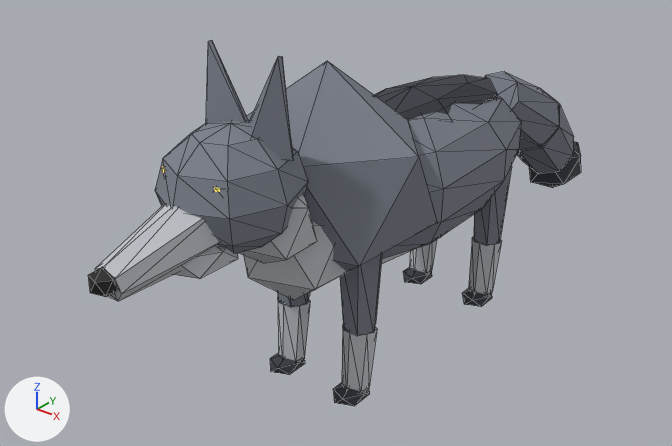
Renders of the glTF model public/assets/wolf.glb from each side of a commit.
Both versions are drawn from a 50 mm lens placed at (1.68, -2.42, 1.87), pointed at (-0.19, -0.09, 0.42). The lights are fixed; the arrows at lower left show +X, +Y and +Z. The picture after the commit comes second. Mesh edges are drawn as thin lines. Where no turn or scale is listed for an object, it has been applied to the vertices. Vertices at exactly the same position are counted once.

Script lines for the objects in view, before the commit:
```python
ob_body = bpy.data.objects.new('body', me_body)
ob_body.location = (0.0, 0.0, 0.64)
ob_ear_l = bpy.data.objects.new('ear_l', me_ear_l)
ob_ear_l.location = (0.1, -0.71, 0.97)
ob_ear_r = bpy.data.objects.new('ear_r', me_ear_r)
ob_ear_r.location = (-0.1, -0.71, 0.97)
ob_head = bpy.data.objects.new('head', me_head)
ob_head.location = (0.0, -0.7, 0.82)
ob_leg_bl = bpy.data.objects.new('leg_bl', me_leg_bl)
ob_leg_bl.location = (0.14, 0.42, 0.54)
ob_leg_br = bpy.data.objects.new('leg_br', me_leg_br)
ob_leg_br.location = (-0.14, 0.42, 0.54)
ob_leg_fl = bpy.data.objects.new('leg_fl', me_leg_fl)
ob_leg_fl.location = (0.14, -0.38, 0.54)
ob_leg_fr = bpy.data.objects.new('leg_fr', me_leg_fr)
ob_leg_fr.location = (-0.14, -0.38, 0.54)
ob_tail = bpy.data.objects.new('tail', me_tail)
ob_tail.location = (0.0, 0.66, 0.74)
```
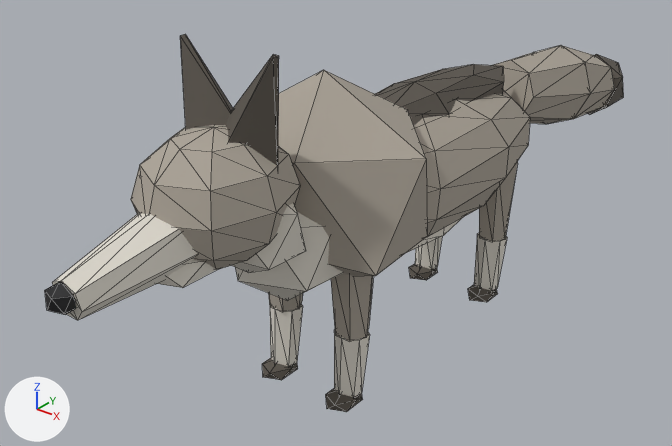
Where the change shows, as pixel boxes [x1, y1, x2, y2] in the pictures (672 x 446 px; the box of a moved part takes in the faces that stretch with it):
'body', recoloured, reshaped (6% wider): before [244, 61, 521, 300]; after [235, 64, 530, 301]
'head', recoloured, reshaped, moved (14% wider, 8% taller): before [88, 121, 317, 301]; after [45, 125, 306, 320]
'tail', recoloured, reshaped, moved (36% wider, 32% shorter): before [484, 72, 581, 188]; after [492, 45, 624, 124]
'leg_fl', recoloured, moved: before [333, 254, 382, 406]; after [326, 273, 373, 412]
'ear_l', recoloured, reshaped, moved: before [249, 56, 293, 161]; after [226, 54, 279, 166]
'ear_r', recoloured, reshaped, moved: before [206, 41, 249, 125]; after [180, 34, 233, 130]
'leg_bl', recoloured, moved: before [462, 165, 512, 307]; after [468, 161, 518, 302]
'leg_fr', recoloured, moved: before [270, 292, 310, 375]; after [262, 293, 303, 380]
'leg_br', recoloured, moved: before [403, 240, 437, 284]; after [409, 237, 442, 280]
part 1 of me_body, moved or reshaped (mostly hidden before): before [381, 235, 443, 264]; after [408, 218, 462, 252]
part 2 of me_body, moved or reshaped: before [244, 61, 521, 300]; after [235, 64, 530, 301]
part 3 of me_head, moved or reshaped: before [88, 267, 117, 297]; after [45, 281, 76, 314]
part 4 of me_head, moved or reshaped: before [95, 121, 317, 301]; after [52, 125, 306, 320]

What changed in the scene script:
```text
Change mat_wolf_grey:
    mat_wolf_grey.base_color: (0.198, 0.216, 0.258) -> (0.413, 0.371, 0.314)  # grey #7b808b -> grey #aca498
Change mat_wolf_light:
    mat_wolf_light.base_color: (0.546, 0.565, 0.604) -> (0.761, 0.723, 0.644)  # light grey #c3c6cc -> light grey #e2ddd2
Change mat_wolf_dark:
    mat_wolf_dark.base_color: (0.0409, 0.0437, 0.0578) -> (0.102, 0.0887, 0.0723)  # dark grey #393b44 -> dark grey #5a544c
Change me_body:
    remove me_body.from_pydata(...)  # 154 vertices, 288 faces; spans x -0.359..0.335, y -0.676..0.701, z -0.27..0.462
    add me_body.from_pydata(...)  # 154 vertices, 288 faces; spans x -0.381..0.362, y -0.722..0.775, z -0.27..0.448
    me_body part 1: the loose piece of 34 vertices spanning x -0.19..0.19, y -0.476..0.476, z -0.27..-0.05 is scaled about its middle by (1, 1.08, 1), then moved by (0.0, 0.02, 0.0)
    me_body part 2: 120 of 154 vertices moved; they spanned x -0.359..0.335, y -0.676..0.701, z -0.267..0.462 and now span x -0.381..0.362, y -0.722..0.775, z -0.253..0.448; mean shift (0.001, 0.011, 0.009); largest move (0.002, 0.59, 0.108) -> (0.001, 0.696, 0.135)
Change me_head:
    remove me_head.from_pydata(...)  # 92 vertices, 164 faces; spans x -0.199..0.197, y -0.566..0.138, z -0.244..0.212
    add me_head.from_pydata(...)  # 92 vertices, 164 faces; spans x -0.209..0.212, y -0.628..0.155, z -0.255..0.22
    me_head part 3: the loose piece of 12 vertices spanning x -0.038..0.038, y -0.566..-0.494, z -0.112..-0.028 is scaled about its middle by 1.07, then moved by (0.0, -0.06, 0.01)
    me_head part 4: 68 of 92 vertices moved; they spanned x -0.199..0.197, y -0.528..0.138, z -0.244..0.212 and now span x -0.209..0.212, y -0.587..0.155, z -0.255..0.22; mean shift (0.0, -0.008, 0.001); largest move (-0.022, -0.512, -0.124) -> (-0.024, -0.574, -0.119)
Change me_ear_l:
    remove me_ear_l.from_pydata(...)  # 8 vertices, 12 faces; spans x -0.114..0.062, y -0.09..0.09, z -0.025..0.249
    remove me_ear_l.materials.append(mat_wolf_grey)  # grey #7b808b
    add me_ear_l.from_pydata(...)  # 8 vertices, 12 faces; spans x -0.162..0.065, y -0.115..0.115, z -0.052..0.273
    me_ear_l part 5
    me_ear_l.vertices[0].co: (-0.026, 0.09, -0.007) -> (-0.056, 0.115, -0.009)  # pixel (290, 137) -> not seen
    me_ear_l.vertices[1].co: (0.026, 0.008, 0.247) -> (0.056, 0.01, 0.269)  # pixel (282, 56) -> pixel (278, 55)
    me_ear_l.vertices[2].co: (0.062, 0.0, -0.025) -> (0.051, 0.0, -0.052)  # pixel (293, 160) -> not seen
    me_ear_l.vertices[3].co: (0.034, 0.0, 0.246) -> (0.065, 0.0, 0.266)  # pixel (282, 58) -> pixel (278, 58)
    me_ear_l.vertices[4].co: (-0.026, -0.09, -0.007) -> (-0.056, -0.115, -0.009)
    me_ear_l.vertices[5].co: (0.026, -0.008, 0.247) -> (0.056, -0.01, 0.269)  # pixel (278, 57) -> pixel (273, 57)
    me_ear_l.vertices[6].co: (-0.114, 0.0, 0.01) -> (-0.162, 0.0, 0.033)
    me_ear_l.vertices[7].co: (0.018, 0.0, 0.249) -> (0.046, 0.0, 0.273)  # pixel (278, 56) -> pixel (273, 54)
    add me_ear_l.materials.append(mat_wolf_dark)  # dark grey #5a544c
Change me_ear_r:
    remove me_ear_r.from_pydata(...)  # 8 vertices, 12 faces; spans x -0.062..0.114, y -0.09..0.09, z -0.025..0.249
    remove me_ear_r.materials.append(mat_wolf_grey)  # grey #7b808b
    add me_ear_r.from_pydata(...)  # 8 vertices, 12 faces; spans x -0.065..0.162, y -0.115..0.115, z -0.052..0.273
    me_ear_r part 6
    me_ear_r.vertices[0].co: (0.026, 0.09, -0.007) -> (0.056, 0.115, -0.009)
    me_ear_r.vertices[1].co: (-0.026, 0.008, 0.247) -> (-0.056, 0.01, 0.269)  # pixel (212, 40) -> pixel (185, 34)
    me_ear_r.vertices[2].co: (0.114, 0.0, 0.01) -> (0.162, 0.0, 0.033)
    me_ear_r.vertices[3].co: (-0.018, 0.0, 0.249) -> (-0.046, 0.0, 0.273)  # pixel (212, 40) -> pixel (185, 34)
    me_ear_r.vertices[4].co: (0.026, -0.09, -0.007) -> (0.056, -0.115, -0.009)
    me_ear_r.vertices[5].co: (-0.026, -0.008, 0.247) -> (-0.056, -0.01, 0.269)  # pixel (208, 41) -> pixel (180, 35)
    me_ear_r.vertices[6].co: (-0.062, 0.0, -0.025) -> (-0.051, 0.0, -0.052)
    me_ear_r.vertices[7].co: (-0.034, 0.0, 0.246) -> (-0.065, 0.0, 0.266)  # pixel (208, 41) -> pixel (180, 35)
    add me_ear_r.materials.append(mat_wolf_dark)  # dark grey #5a544c
Change me_tail:
    remove me_tail.from_pydata(...)  # 42 vertices, 76 faces; spans x -0.14..0.14, y -0.051..0.75, z -0.594..0.086
    add me_tail.from_pydata(...)  # 42 vertices, 76 faces; spans x -0.17..0.17, y -0.022..1.022, z -0.332..0.118
    me_tail part 7: 42 of 42 vertices moved; they spanned x -0.14..0.14, y -0.051..0.75, z -0.594..0.086 and now span x -0.17..0.17, y -0.022..1.022, z -0.332..0.118; mean shift (0.0, 0.162, 0.156)
Change ob_head:
    ob_head.location: (0.0, -0.7, 0.82) -> (0.0, -0.76, 0.82)
Change ob_ear_l:
    ob_ear_l.location: (0.1, -0.71, 0.97) -> (0.11, -0.77, 0.97)
Change ob_ear_r:
    ob_ear_r.location: (-0.1, -0.71, 0.97) -> (-0.11, -0.77, 0.97)
Change ob_leg_bl:
    ob_leg_bl.location: (0.14, 0.42, 0.54) -> (0.14, 0.46, 0.54)
Change ob_leg_br:
    ob_leg_br.location: (-0.14, 0.42, 0.54) -> (-0.14, 0.46, 0.54)
Change ob_leg_fl:
    ob_leg_fl.location: (0.14, -0.38, 0.54) -> (0.14, -0.42, 0.54)
Change ob_leg_fr:
    ob_leg_fr.location: (-0.14, -0.38, 0.54) -> (-0.14, -0.42, 0.54)
Change ob_tail:
    ob_tail.location: (0.0, 0.66, 0.74) -> (0.0, 0.74, 0.74)
```
